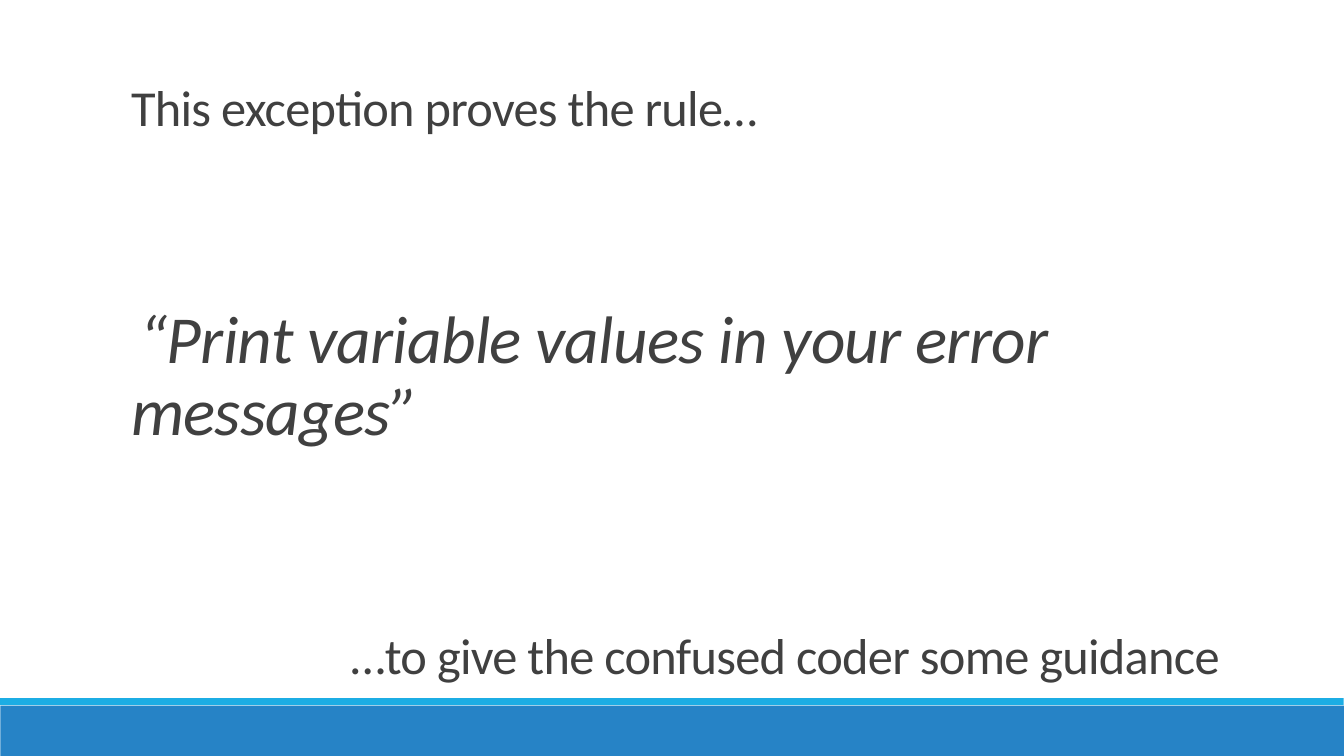
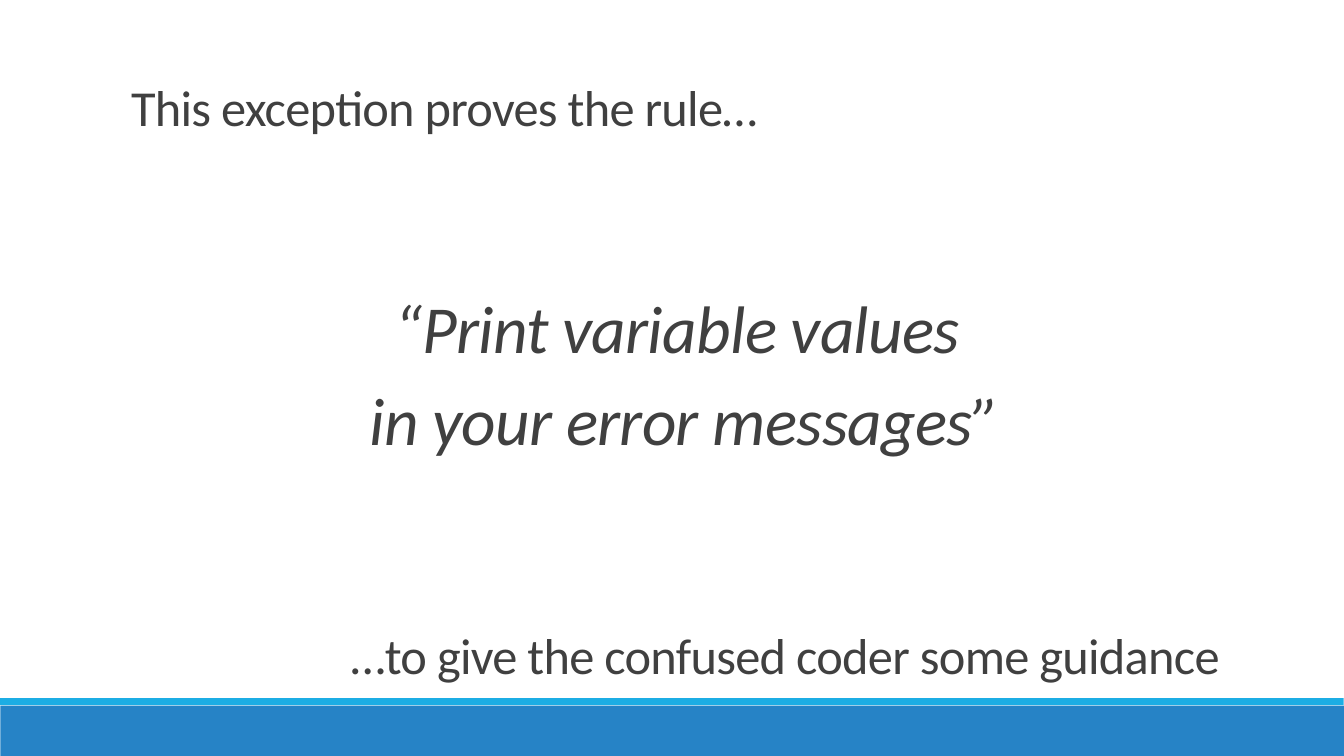
Before and after one commit to jamesrcounts/ExceptionalTalk, a slide deck: slide 5 of Talk.pptx. Drawn at 1344x756 pixels with LibreOffice and Linux fonts; fonts in the diff are those of the drawing. Boxes give left, top, right and bottom in pixels: in the first picture for what was removed or moved away, otherwise in the second. Text is boxed around its words. In the diff, an @@ line names an element or a change of style, - is before the commit and + after.

```diff
--- a/Talk.pptx
+++ b/Talk.pptx
@@ text at [369, 305, 1000, 457]: text changed @@
-  “Print variable values in your error messages”
+  “Print variable values
+  in your error messages”
```
Also in this commit, not shown: 1 other slide changed, 3 slides added.
